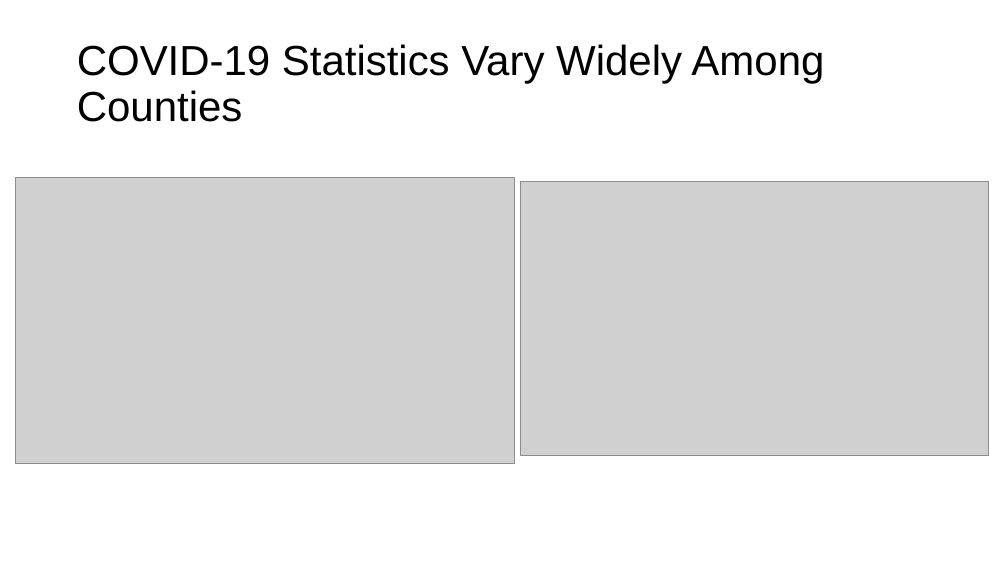
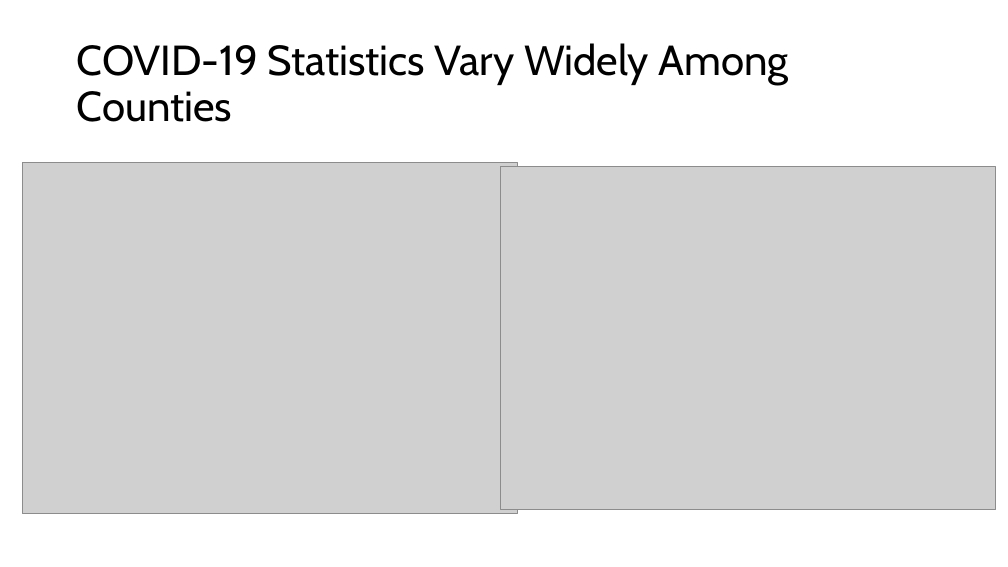
Before and after one commit to cxclark/covid19-analysis, a slide deck: slide 6 of 2020_10_30_covid_usa_analysis.pptx. Drawn at 1008x567 pixels with LibreOffice and Linux fonts; fonts in the diff are those of the drawing; grey boxes stand for pictures. Boxes give left, top, right and bottom in pixels: in the first picture for what was removed or moved away, otherwise in the second. Text is boxed around its words. In the diff, an @@ line names an element or a change of style, - is before the commit and + after.

```diff
--- a/2020_10_30_covid_usa_analysis.pptx
+++ b/2020_10_30_covid_usa_analysis.pptx
@@ title "COVID-19 Statistics Vary Widely Among ..." at box(77, 43, 789, 122): font Arial to Cabin @@
@@ picture: place and size @@
-picture at box(16, 177, 515, 463)
+picture at box(22, 163, 517, 514)
@@ picture: place and size @@
-picture at box(521, 181, 989, 455)
+picture at box(501, 166, 996, 510)
```
Also in this commit, not shown: 22 other slides changed, 2 other files.
